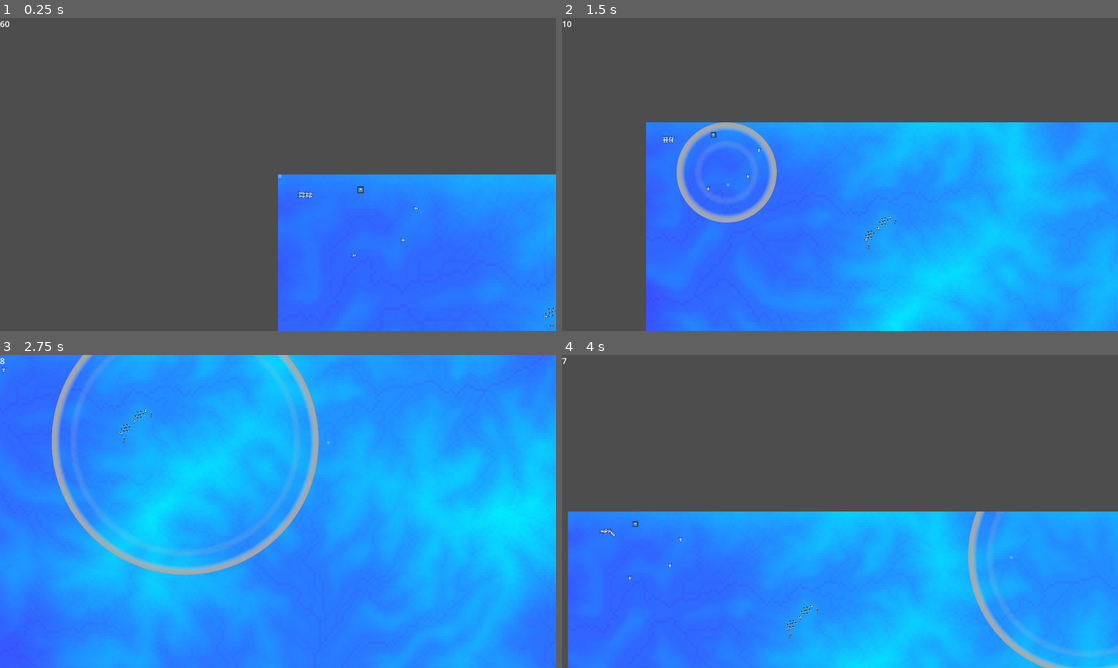
Above: before the commit, frames 1-4 (two rows, left to right).
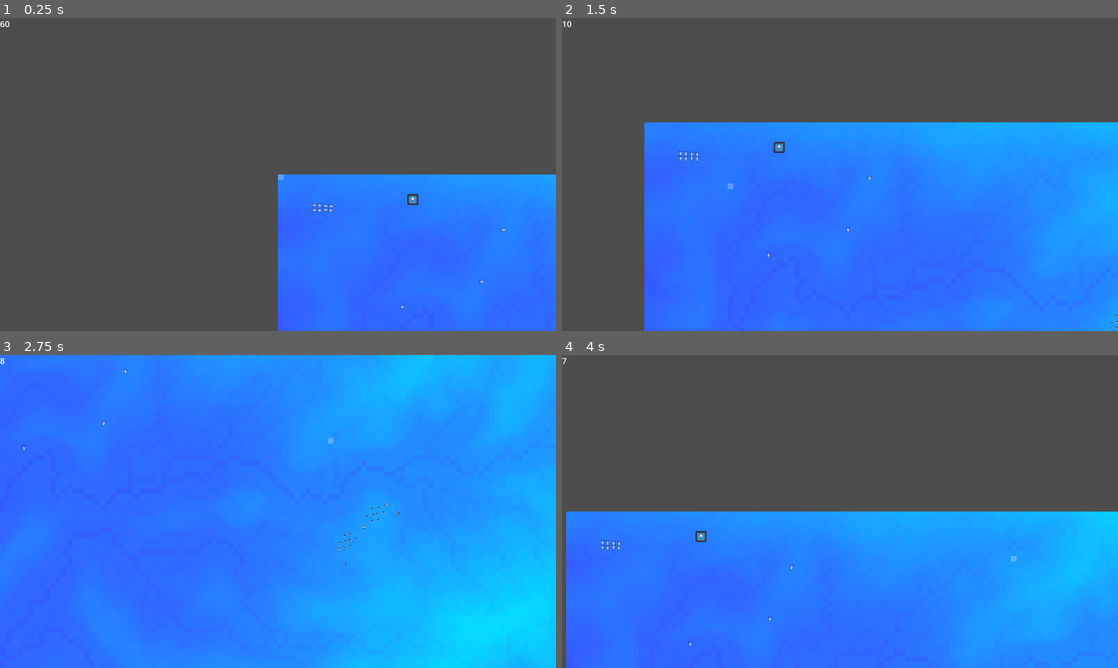
Above: after the commit, the same moments.

Repository: ethan555/terrain-game
Game: Godot game, scene res://Levels/level.tscn
Two runs of this game, one before a commit and one after it. Both use one fixed random seed, a clock stepped at 60 frames per second and the inputs below. The engine's default icon, where the game draws it, is replaced by a stand-in: a white triangle on a blue panel in a dark square.
Inputs (mouse positions are in pixels of both pictures, inside the frame that each line leads up to):
- Up to frame 1 (0.25 s): no input
- Up to frame 2 (1.5 s): move the mouse to (962, 158) at 0.52 s; hold D (right) 0.53-1.28 s; hold Backspace (end_turn) 0.53-1.28 s; click (962, 158) at 0.67 s; move the mouse to (728, 190) at 1.27 s; hold S (down) from 1.28 s (still down); tap R (spawn_unit_0) at 1.35 s; click (728, 190) at 1.42 s
- Up to frame 3 (2.75 s): move the mouse to (333, 442) at 2.02 s; release S (down) at 2.03 s; hold D (right) from 2.03 s (still down); hold T (spawn_unit_1) from 2.03 s (still down); click (333, 442) at 2.17 s
- Up to frame 4 (4 s): move the mouse to (812, 574) at 2.77 s; release D (right) at 2.78 s; release T (spawn_unit_1) at 2.78 s; hold W (up) 2.78-3.53 s; tap F (spawn_unit_2) at 2.85 s; click (812, 574) at 2.92 s; move the mouse to (1006, 558) at 3.52 s; hold A (left) from 3.53 s (still down); hold G (spawn_unit_3) from 3.53 s (still down); click (1006, 558) at 3.67 s

The runs differ from the first frame. In frame 1, 1.9% of the frame differs, in the area x 50-100%, y 50-100%; in frame 2, 25%; in frame 3, 61%, in the area x 0-100%, y 0-100%; in frame 4, 20%.

Commit message:
Selectable Buildings

Diff:
--- a/Buildings/Mech/factory.tscn
+++ b/Buildings/Mech/factory.tscn
@@ -10,6 +10,9 @@
 [sub_resource type="RectangleShape2D" id="RectangleShape2D_s23ht"]
 size = Vector2(32, 32)
 
+[sub_resource type="RectangleShape2D" id="RectangleShape2D_q2hf4"]
+size = Vector2(32, 32)
+
 [node name="Factory" instance=ExtResource("1_2ywug")]
 spawnable_units = Array[PackedScene]([ExtResource("2_cnf40"), ExtResource("3_y8kfj"), ExtResource("4_lifa2"), ExtResource("5_e7vnx"), ExtResource("3_dj51t")])
 
@@ -18,3 +21,8 @@
 
 [node name="CollisionShape2D" type="CollisionShape2D" parent="Hurtbox" index="0"]
 shape = SubResource("RectangleShape2D_s23ht")
+debug_color = Color(0, 0.6, 0.701961, 0.0862745)
+
+[node name="CollisionShape2D" type="CollisionShape2D" parent="SelectBox" index="1"]
+shape = SubResource("RectangleShape2D_q2hf4")
+debug_color = Color(0.505882, 0.580392, 0, 0.0588235)
--- /dev/null
+++ b/Buildings/SpawnArea.gd
@@ -0,0 +1,69 @@
+extends Node2D
+
+@onready var area : Area2D = $Area2D
+@onready var terrain : Terrain = get_node("/root/Level/Terrain")
+@onready var controller := get_node("/root/Level/Controller")
+
+@export var charges := -1
+@export var unit_rows := 1
+@export var unit_columns := 1
+@export var unit_type : PackedScene
+
+var instanced = false
+var placed = false
+var placed_position : Vector2
+
+
+func init_spawn_area():
+    var unit_collision : CollisionShape2D = unit_type.get_node("CollisionShape2D")
+    var unit_shape : CircleShape2D = unit_collision.shape
+    var unit_size : float = unit_shape.get_radius() * 2
+
+    var spawn_length = unit_size * unit_columns
+    var spawn_width = unit_size * unit_rows * unit_columns
+
+    var area_collision_shape : CollisionShape2D = area.get_node("CollisionShape2D")
+    var area_shape : RectangleShape2D = area_collision_shape.shape
+    var area_size := Vector2(spawn_length, spawn_width)
+
+    area_shape.set_size(area_size)
+
+
+func _ready():
+    init_spawn_area()
+
+func on_select_click():
+    if placed:
+        controller.set_selected(self)
+        placed = false
+    else:
+        controller.reset_selected()
+        placed_position = global_position
+        placed = true
+        instanced = true
+
+func on_cancel_click():
+    controller.reset_selected()
+    if instanced:
+        global_position = placed_position
+    else:
+        # Never got placed, cancel creation
+        queue_free()
+
+func on_click(event: InputEventMouseButton):
+    if event.button_index == MOUSE_BUTTON_LEFT:
+        on_select_click()
+    if event.button_index == MOUSE_BUTTON_RIGHT:
+        on_cancel_click()
+
+func _input(event):
+    if event is InputEventMouseButton and event.is_pressed():
+        on_click(event)
+
+func _process(_delta):
+    if placed:
+        return
+
+    var mouse_pos := get_global_mouse_position()
+    var grid_pos := terrain.map.snap_world_position(mouse_pos)
+    global_position = grid_pos
--- /dev/null
+++ b/Buildings/Spawnpoint.gd
@@ -0,0 +1,3 @@
+extends Node2D
+
+@export var unit_type : PackedScene
--- a/Buildings/building.gd
+++ b/Buildings/building.gd
@@ -4,6 +4,8 @@
 @onready var spawn_node := get_node("/root/Level")
 @onready var stats : Stats = $Stats
 @onready var controller := get_node("/root/Level/Controller")
+
+@onready var select_box : SelectBox = $SelectBox
 
 @export var faction : Faction
 @export var actions : Array[Action]
@@ -18,6 +20,8 @@
     spawning_units.fill(0)
 
     stats.connect("death", _on_death)
+
+    select_box.connect("select_click", _on_select_click)
 
     controller.next_round_signal.connect(_on_next_round_signal)
 
@@ -46,7 +50,16 @@
         return
     spawning_units[index] += 1
 
-func _input(event):
+func _on_select_click():
+    controller.set_selected(self, true)
+    var selected = controller.selected == self
+    select_box.set_selected(selected)
+
+func deselect():
+    select_box.set_selected(false)
+
+func _on_selected_input(event):
+# func _input(event):
     if event.is_action_pressed("spawn_unit_0"):
         add_spawning_unit(0)
     if event.is_action_pressed("spawn_unit_1"):
--- a/Buildings/building.tscn
+++ b/Buildings/building.tscn
@@ -1,9 +1,10 @@
-[gd_scene load_steps=5 format=3 uid="uid://baaccbp77y6p8"]
+[gd_scene load_steps=6 format=3 uid="uid://baaccbp77y6p8"]
 
 [ext_resource type="Texture2D" uid="uid://jj42gpdwgqs8" path="res://icon.svg" id="1_0r0i2"]
 [ext_resource type="Script" path="res://Buildings/building.gd" id="1_oi5f8"]
 [ext_resource type="PackedScene" uid="uid://b811i4lglnecn" path="res://Units/Hurtbox.tscn" id="2_qvsgj"]
 [ext_resource type="PackedScene" uid="uid://c8edx4pvxnycy" path="res://Units/Stats.tscn" id="3_383bd"]
+[ext_resource type="PackedScene" uid="uid://bpthm1mhs4s7y" path="res://Control/SelectBox.tscn" id="5_oovge"]
 
 [node name="Building" type="Node2D"]
 script = ExtResource("1_oi5f8")
@@ -15,3 +16,5 @@
 [node name="Stats" parent="." instance=ExtResource("3_383bd")]
 
 [node name="Hurtbox" parent="." instance=ExtResource("2_qvsgj")]
+
+[node name="SelectBox" parent="." instance=ExtResource("5_oovge")]
--- /dev/null
+++ b/Buildings/spawn_area.tscn
@@ -0,0 +1,16 @@
+[gd_scene load_steps=3 format=3 uid="uid://tcynejlyen4i"]
+
+[ext_resource type="Script" path="res://Buildings/SpawnArea.gd" id="1_eds0f"]
+
+[sub_resource type="RectangleShape2D" id="RectangleShape2D_in78m"]
+
+[node name="SpawnArea" type="Node2D"]
+script = ExtResource("1_eds0f")
+
+[node name="Area2D" type="Area2D" parent="."]
+collision_layer = 16
+collision_mask = 16
+
+[node name="CollisionShape2D" type="CollisionShape2D" parent="Area2D"]
+shape = SubResource("RectangleShape2D_in78m")
+debug_color = Color(0, 0.643137, 0.317647, 0.113725)
--- /dev/null
+++ b/Buildings/spawnpoint.tscn
@@ -0,0 +1,6 @@
+[gd_scene load_steps=2 format=3 uid="uid://cali40xnakx7j"]
+
+[ext_resource type="Script" path="res://Buildings/Spawnpoint.gd" id="1_aq31b"]
+
+[node name="Spawnpoint" type="Node2D"]
+script = ExtResource("1_aq31b")
--- a/Control/Camera.gd
+++ b/Control/Camera.gd
@@ -3,7 +3,8 @@
 const Utils = preload("res://Utils/utils.gd")
 
 @export var move_speed : float = 750
-@export var zoom_min : float = .5
+@export var zoom_default : float = 1
+@export var zoom_min : float = .25
 @export var zoom_max : float = 4
 @export var zoom_rate : float = 2
 @export var zoom_lerp_rate : float = .05
@@ -13,7 +14,7 @@
 var min_position : Vector2 = Vector2(0,0)
 var max_position : Vector2 = Vector2(1,1)
 
-var target_zoom = zoom_min
+var target_zoom = zoom_default
 
 func _input(event):
     if event.is_action_pressed("zoom_out"):
--- a/Control/Controller.gd
+++ b/Control/Controller.gd
@@ -22,6 +22,7 @@
 
 var energy := 3
 
+var selected_stack : Array[Node2D] = []
 var selected : Node2D
 signal next_round_signal
 
@@ -40,10 +41,59 @@
             next_round_signal.emit()
     timer.start(round_timeouts[current_state])
 
+func set_selected(node: Node2D, reset_on_same: bool):
+    if reset_on_same and selected == node:
+        # Reset selected
+        reset_selected()
+        return
+    selected = node
+
+func reset_selected():
+    if len(selected_stack) > 0:
+        selected = selected_stack.pop_back()
+    else:
+        if is_instance_valid(selected):
+            selected.deselect()
+        selected = null
+
+func check_selected():
+    return selected != null and is_instance_valid(selected)
+
+func is_selected(node : Node2D):
+    return selected == node
+
+func on_click(event):
+    # !!!!!!!!!!!!!!!!!!!!!! GODOT SUCKS !!!!!!!!!!!!!!!!!!!!!!!!!!
+    var query_params := PhysicsPointQueryParameters2D.new()
+    query_params.position = get_global_mouse_position()
+    query_params.collide_with_areas = true
+    query_params.collide_with_bodies = false
+    query_params.collision_mask = 0x7FFFFFFF
+
+    var results = get_world_2d().direct_space_state.intersect_point(query_params, 32) # The last 'true' enables Area2D intersections, previous four values are all defaults
+
+    var clicked_selectbox = false
+    for result in results:
+        var c = result["collider"]
+        if c is SelectBox:
+            c.on_select_click(event)
+            clicked_selectbox = true
+            break
+    if not clicked_selectbox:
+        reset_selected()
+
 func _input(event):
     if event.is_action_pressed("end_turn"):
         if current_state == State.Building:
             timer.start(0.1)
+    if event is InputEventMouseButton \
+        and event.button_index == MOUSE_BUTTON_LEFT \
+        and event.is_pressed():
+
+        on_click(event)
+
+    if is_instance_valid(selected):
+        selected._on_selected_input(event)
 
 func _process(delta):
     match (current_state):
--- /dev/null
+++ b/Control/SelectBox.gd
@@ -0,0 +1,39 @@
+class_name SelectBox
+extends Area2D
+
+signal select_click
+
+@onready var collision_shape : CollisionShape2D = $CollisionShape2D
+@onready var color_rect : ColorRect = $ColorRect
+
+@export var selected_color : Color = Color(1, 1, 1, .2)
+
+var selected = false
+
+
+func _ready():
+    var shape = collision_shape.shape
+    var size = shape.get_size()
+    color_rect.set_size(size)
+    color_rect.color = selected_color
+    color_rect.visible = selected
+
+func on_select_click(_event):
+    select_click.emit()
+
+func set_selected(is_selected: bool):
+    selected = is_selected
+    print("Selected " + str(selected))
+    color_rect.visible = selected
+
+# # func on_click(event: InputEventMouseButton):
+# #     if event.button_index == MOUSE_BUTTON_LEFT:
+# #         on_select_click(event)
+
+# func _input_event(_viewport, event, _shape_idx):
+#     if event is InputEventMouseButton \
+#         and event.button_index == MOUSE_BUTTON_LEFT \
+#         and event.is_pressed():
+
+#         on_select_click(event)
+#         # get_tree().get_root().set_input_as_handled()
--- /dev/null
+++ b/Control/SelectBox.tscn
@@ -0,0 +1,26 @@
+[gd_scene load_steps=2 format=3 uid="uid://bpthm1mhs4s7y"]
+
+[ext_resource type="Script" path="res://Control/SelectBox.gd" id="1_17iio"]
+
+[node name="SelectBox" type="Area2D"]
+collision_layer = 128
+collision_mask = 0
+monitoring = false
+monitorable = false
+script = ExtResource("1_17iio")
+
+[node name="ColorRect" type="ColorRect" parent="."]
+custom_minimum_size = Vector2(32, 32)
+anchors_preset = 8
+anchor_left = 0.5
+anchor_top = 0.5
+anchor_right = 0.5
+anchor_bottom = 0.5
+offset_left = -16.0
+offset_top = -16.0
+offset_right = 16.0
+offset_bottom = 16.0
+grow_horizontal = 2
+grow_vertical = 2
+mouse_filter = 1
+color = Color(1, 1, 1, 0.0588235)
--- /dev/null
+++ b/Control/Selector.gd
@@ -0,0 +1 @@
+extends Control
--- a/Projectiles/rocket.tscn
+++ b/Projectiles/rocket.tscn
@@ -8,7 +8,7 @@
 resource_local_to_scene = true
 script = ExtResource("2_vwn1k")
 damage = 18.0
-radius = 20.0
+radius = 30.0
 multiplier = 1.0
 
 [sub_resource type="CircleShape2D" id="CircleShape2D_d3y5r"]
--- a/Projectiles/shell.tscn
+++ b/Projectiles/shell.tscn
@@ -15,7 +15,7 @@
 
 [node name="Shell" instance=ExtResource("1_y2sla")]
 scale = Vector2(2, 1)
-speed = 1000.0
+speed = 2000.0
 attack = SubResource("Resource_o0446")
 
 [node name="CollisionShape2D" type="CollisionShape2D" parent="Hitbox" index="0"]
--- a/Terrain/terrain.gd
+++ b/Terrain/terrain.gd
@@ -10,6 +10,7 @@
 @onready var particles : GPUParticles2D = get_node("GPUParticles2D")
 
 @onready var camera = get_node("/root/Level/Camera")
+@onready var controller := get_node("/root/Level/Controller")
 
 @export var height_min : float = 0
 @export var height_max : float = 100
@@ -80,46 +81,53 @@
                 var position = Vector2(r, c)
                 grid.set_cell(position, cell)
 
-    func scale_position(position : Vector2):
+    ## Scale a world position to the map scale, top left of cells
+    func scale_position(position : Vector2) -> Vector2:
         return floor(position / scale)
 
-    func world_to_map(position : Vector2):
-        return floor(position / scale) + Vector2(.5, .5)
-
-    func check_cell(position : Vector2i):
+    ## Snap a world position to the map scale grid, in world coordinates
+    func snap_world_position(position : Vector2) -> Vector2:
+        return scale_position(position) * scale
+
+    ## Scale a world position to the map scale, centered on cells
+    func world_to_map(position : Vector2) -> Vector2:
+        return scale_position(position) + Vector2(.5, .5)
+
+    ## Check if a local position on the map is within the map bounds
+    func check_cell(position : Vector2i) -> bool:
         return position.x >= 0 \
             and position.x < size.x \
             and position.y >= 0 \
             and position.y < size.y
 
-    func get_cell(position : Vector2i):
+    func get_cell(position : Vector2i) -> Cell:
         var cell = grid.get_cell(position)
         return cell
 
-    func get_cell_position_world(cell: Cell):
+    func get_cell_position_world(cell: Cell) -> Vector2:
         var position_world = (Vector2(cell.position) + Vector2(.5, .5)) * scale
         return position_world
 
-    func get_height(position : Vector2i):
+    func get_height(position : Vector2i) -> float:
         var cell = grid.get_cell(position)
         return cell.height
 
-    func get_height_raw(position : Vector2):
+    func get_height_raw(position : Vector2) -> float:
         var position_nearest = (position / scale).floor()
         var cell = grid.get_cell(position_nearest)
         return cell.height
 
-    func get_destination(id):
+    func get_destination(id) -> Variant:
         if id not in destinations:
             return null
         return destinations[id].position
 
-    func get_max_distance(id):
+    func get_max_distance(id) -> float:
         if id not in destinations:
             return 0
         return max_distances[id]
 
-    func set_destination(id, position, particles):
+    func set_destination(id, position, particles) -> void:
         var selected_position = scale_position(position)
         if not check_cell(selected_position):
             return
@@ -136,7 +144,7 @@
         max_distances[id] = 0.0
         make_paths(id, particles)
 
-    func get_neighbors(cell : Cell):
+    func get_neighbors(cell : Cell) -> Array[Cell]:
         var neighbors = []
         for n in neighbor_array:
             var neighbor_pos = cell.position + n
@@ -146,7 +154,7 @@
             neighbors.append(neighbor)
         return neighbors
 
-    func make_paths(id, _particles : GPUParticles2D):
+    func make_paths(id, _particles : GPUParticles2D) -> bool:
         var destination : Cell = destinations[id]
         destination.cost = 0
         var cell_queue = cell_queues[id]
@@ -192,7 +200,7 @@
         max_distances[id] = size.x * size.y
         return true
 
-    func process(particles : GPUParticles2D, sprite : Sprite2D, delta):
+    func process(particles : GPUParticles2D, sprite : Sprite2D, delta) -> bool:
         # var should_redraw = false
         var dest_values = []
         var should_redraw = false
@@ -257,12 +265,13 @@
     init_map()
     init_shader()
 
-func _input_event(_viewport, _event, _shape_idx):
-    if _event is InputEventMouseButton \
-        and _event.button_index == MOUSE_BUTTON_LEFT \
-        and _event.is_pressed():
+func _input_event(_viewport, event, _shape_idx):
+    if event is InputEventMouseButton \
+        and event.button_index == MOUSE_BUTTON_RIGHT \
+        and event.is_pressed():
 
         on_click()
+        # get_tree().get_root().set_input_as_handled()
 
 func _process(_delta):
     var mouse_pos = get_local_mouse_position().clamp(Vector2.ZERO, inner_bounds)
--- a/Units/unit.gd
+++ b/Units/unit.gd
@@ -6,7 +6,7 @@
 
 @onready var spawn_node := get_node("/root/Level")
 @onready var camera := get_node("/root/Level/Camera")
-@onready var terrain := get_node("/root/Level/Terrain")
+@onready var terrain : Terrain = get_node("/root/Level/Terrain")
 @onready var controller := get_node("/root/Level/Controller")
 
 @onready var sprite : Sprite2D = get_node("Sprite2D")
Not shown: 1 places in Buildings/Mech/factory.tscn that only renumber resources
